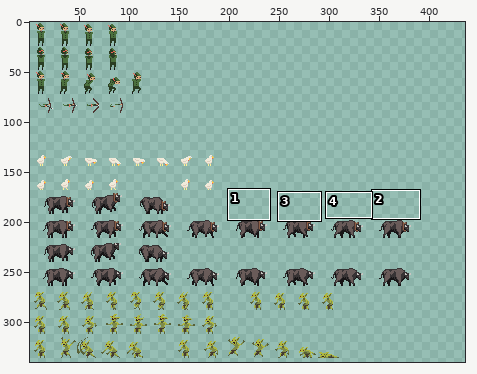
Edited in one commit: sprite sheet (assets/actor_sheet.png). Above, an overview of the earlier version with the close-up marked.
Close-up. Before:
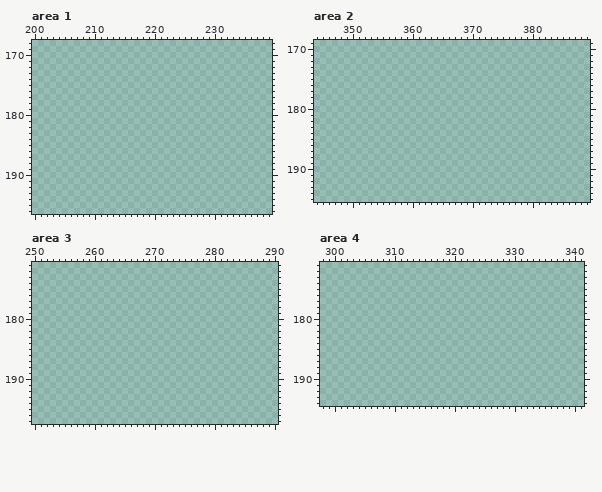
The file is 480x528 pixels. Colours within 5 levels of each other are drawn and written as one. Shown: area 1: x 200..239, y 168..196; area 2: x 344..389, y 169..195; area 3: x 250..290, y 171..197; area 4: x 298..341, y 171..194. The wide view leaves out empty margins. The commit also changed other parts of the picture, which this record leaves out.
Once edited:
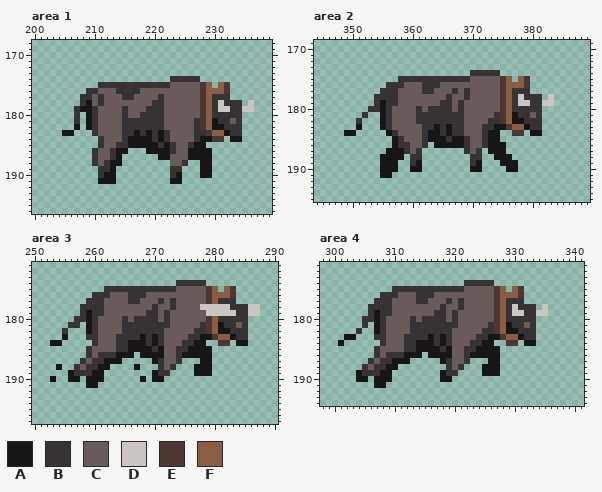
Palette (. is transparent): A #171516  B #373334  C #695b59  D #cbc6c1  E #4d3632  F #8a5e45
Changes in this commit:
--- area 1
@@ x 200..239 @@
 173 ........................................
-174 ........................................
-175 ........................................
-176 ........................................
-177 ........................................
-178 ........................................
-179 ........................................
-180 ........................................
-181 ........................................
-182 ........................................
-183 ........................................
-184 ........................................
-185 ........................................
-186 ........................................
-187 ........................................
-188 ........................................
-189 ........................................
-190 ........................................
-191 ........................................
+174 .......................BBBBB............
+175 ...........BBBBBBBBBBBBCCCCCEF.FE.......
+176 .........BBCCCBBBBCCCCCCCCCCEFFFE.......
+177 ........BBCBCCCBBCCCCBCCCCCCEFBBB.......
+178 ........BACBCCCCCCCCBBCCCCCCEFBDBBB.D...
+179 .......BAABCCCCBCCCBBBCCCCCCEFBDDBBDD...
+180 .......B.ABCCCCBCCBBBBCCCCCCEFBBBBB.....
+181 .......B.ABCCCCBBBBBBBCCCCCBEFABBCB.....
+182 .......A.ABCCCCBBBBBBBCCCCCBEFAABBB.....
+183 .....AA...BCCCCBBABABABCCCCBBEFFABB.....
+184 ...........BCCCBAAAABABCCCCBAAEE.AA.....
+185 ...........BCCBBAAAAABABCCBAA...........
+186 ..........BCCBAA...AAAABCCAAAA..........
+187 ..........BCCBA......AACCCAAAA..........
+188 ..........BCBAA........CCB..AA..........
+189 ...........BBA.........BB...AA..........
+190 ...........BAA.........BA...AA..........
+191 ...........AAA.........AA...............
 192 ........................................
--- area 2
@@ x 344..389 @@
 173 ..............................................
-174 ..............................................
-175 ..............................................
-176 ..............................................
-177 ..............................................
-178 ..............................................
-179 ..............................................
-180 ..............................................
-181 ..............................................
-182 ..............................................
-183 ..............................................
-184 ..............................................
-185 ..............................................
-186 ..............................................
-187 ..............................................
-188 ..............................................
-189 ..............................................
-190 ..............................................
-191 ..............................................
+174 ..........................BBBBB...............
+175 ..............BBBBBBBBBBBBCCCCCEF.FE..........
+176 ............BBBCCCBBBCCCCCCCCCCEFFFE..........
+177 ...........BBBCCCCBBCCCBCBCCCCCEFBBB..........
+178 ..........BBBBCCCCCCCCBCCBCCCCCEFBDBBB.D......
+179 ..........BABBCCCCCCCBBCBCCCCCCEFBDDBBDD......
+180 .........BBABCCCCBCBBBBCBCCCCCCEFBBBBB........
+181 ........B..ABCCCCBBBBBBBBCCCCCBEFABBCB........
+182 .......B...ABCCCCBBBBBBBBCCCCBBEFAABBB........
+183 .......A...ABCCCCCBBABABBCCCBBAAEFFABB........
+184 .....AA.....ABCCCCBAABABBCCCBAA..EE.AA........
+185 .............ABCCCBAAABAABCCBAA...............
+186 .............ABBCCB.AAAAABCCBAAA..............
+187 ............AAABCB.......BCB.AAA..............
+188 ...........AAAA.BB........BB..AAA.............
+189 ...........AAA..BA........BA...AAA............
+190 ...........AAA..AA........AA....AA............
+191 ...........AA.................................
 192 ..............................................
--- area 3
@@ x 250..290 @@
 173 .........................................
-174 .........................................
-175 .........................................
-176 .........................................
-177 .........................................
-178 .........................................
-179 .........................................
-180 .........................................
-181 .........................................
-182 .........................................
-183 .........................................
-184 .........................................
-185 .........................................
-186 .........................................
-187 .........................................
-188 .........................................
-189 .........................................
-190 .........................................
-191 .........................................
+174 ........................BBBBB............
+175 ............BBBBBBBBBBBBCCCCCEF.FE.......
+176 ..........BBBCCCBBBCCCCCCCCCCEFFFE.......
+177 .........BBBCCCCBBCCCBCBCCCCCEFBBB.......
+178 ........BBBBCCCCCCCCBCCBCCCCDDDDDBBBDD...
+179 ........BABBCCCCCCCBBCBCCCCCCDDDDDBBDD...
+180 .......BBABCCCCBCBBBBCBCCCCCCEFBBBBB.....
+181 ......BB.ABCCCCBBBBBBBBCCCCCBEFABBCB.....
+182 .....B...ABCCCCBBBBBBBCCCCCBBEFAABBB.....
+183 .....A...BBCCCBBBBABABCCCCBBAAEFFABB.....
+184 ...AA.....BCCCBBAAABABCCCBBAA..EE.AA.....
+185 .........BCCCCBBAAAABACCBBAAAA...........
+186 .........BCBBBAAA.AAAACCBAAAAA...........
+187 ........BCBBAAA.....ABCCB...AA...........
+188 ....A..BCBBAA....A...BCB...AAA...........
+189 ......ABBBAA........ABB....AAA...........
+190 ...A..AA.AAA......A.AA...................
+191 .........AA..............................
 192 .........................................
--- area 4
@@ x 298..341 @@
 173 ............................................
-174 ............................................
-175 ............................................
-176 ............................................
-177 ............................................
-178 ............................................
-179 ............................................
-180 ............................................
-181 ............................................
-182 ............................................
-183 ............................................
-184 ............................................
-185 ............................................
-186 ............................................
-187 ............................................
-188 ............................................
-189 ............................................
-190 ............................................
-191 ............................................
+174 ........................BBBBB...............
+175 ............BBBBBBBBBBBBCCCCCEF.FE..........
+176 ..........BBBCCCBBBCCCCCCCCCCEFFFE..........
+177 .........BBBCCCCBBCCCBCBCCCCCEFBBB..........
+178 ........BBBBCCCCCCCCBCCBCCCCCEFBDBBB.D......
+179 ........BABBCCCCCCCBBCBCCCCCCEFBDDBBDD......
+180 .......BBABCCCCBCBBBBCBCCCCCCEFBBBBB........
+181 .......B.ABCCCCBBBBBBBBCCCCCBEFABBCB........
+182 ......B..ABCCCCBBBBBBBCCCCCBBEFAABBB........
+183 ....AA...BBCCCBBBBABABCCCCBBAAEFFABB........
+184 ...A......BCCCBBAAABABCCCBBAA..EE.AA........
+185 .........BCCCCBBAAAABACCBBAAAA..............
+186 .........BCBBBAAA.AAAACCBAAAAA..............
+187 ........BCBBAAA.....ABCCB...AA..............
+188 .......BCBBAA........BCB...AAA..............
+189 ......ABBBAA........ABB....AAA..............
+190 ......AA.AAA........AA......................
+191 .........AA.................................
 192 ............................................
Changed places in both close-ups, as pixel boxes (x1, y1, x2, y2):
added: (62, 76, 254, 184)
added: (344, 70, 554, 178)
added: (50, 280, 260, 388)
added: (338, 280, 548, 388)
